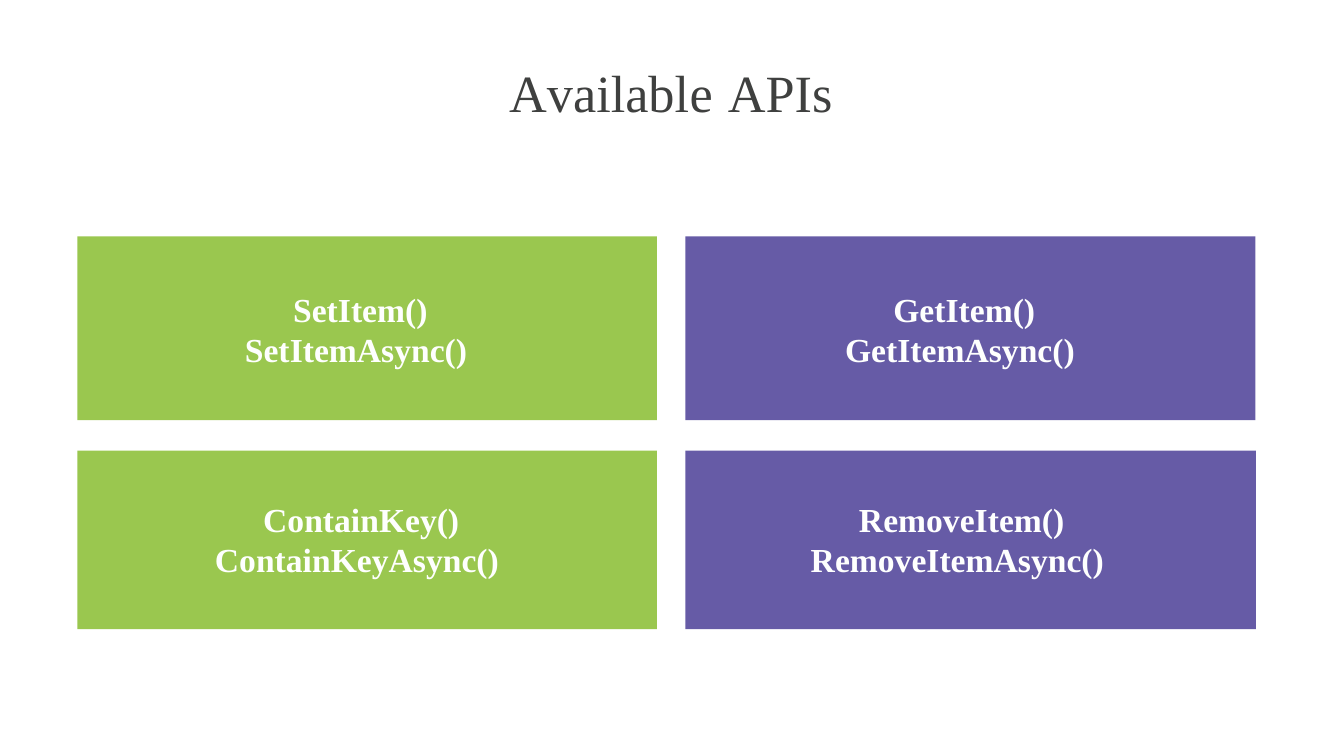
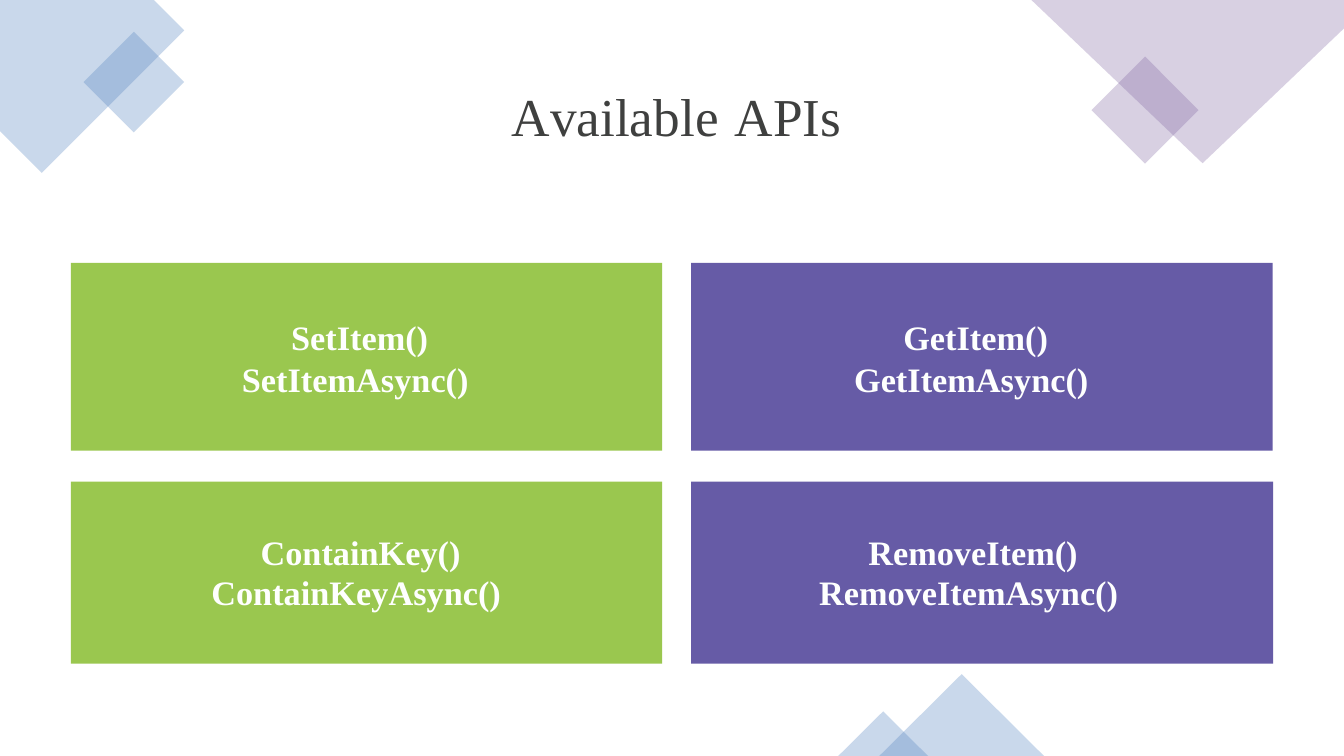
Before and after one commit to CSA-DanielVillamizar/ITM-ProgramaciondeSoftware, a slide deck: slide 39 of ASP.NET Core 6 Blazor Fundamentals/05/using-data-from-an-api-slides.pptx. Drawn at 1344x756 pixels with LibreOffice and Linux fonts; fonts in the diff are those of the drawing. Boxes give left, top, right and bottom in pixels: in the first picture for what was removed or moved away, otherwise in the second. Text is boxed around its words. In the diff, an @@ line names an element or a change of style, - is before the commit and + after.

```diff
--- a/ASP.NET Core 6 Blazor Fundamentals/05/using-data-from-an-api-slides.pptx
+++ b/ASP.NET Core 6 Blazor Fundamentals/05/using-data-from-an-api-slides.pptx
@@ freeform shape added at box(0, 0, 184, 173), fill #4F81BD at 30% opacity @@
@@ freeform shape added at box(1032, 0, 1344, 163), fill #8064A2 at 30% opacity @@
@@ rectangle added at box(83, 32, 184, 132), fill #4F81BD at 30% opacity @@
@@ rectangle added at box(1092, 56, 1199, 164), fill #8064A2 at 30% opacity @@
@@ text "Available": place and size @@
-text "Available" at box(509, 75, 712, 113)
+text "Available" at box(512, 99, 719, 137)
@@ text "Available" at box(512, 99, 719, 137): size 56 to 57.1 pt; line spacing 58pt to 59.2pt @@
@@ text "APIs": place and size @@
-text "APIs" at box(728, 77, 833, 113)
+text "APIs" at box(735, 101, 842, 137)
@@ text "APIs" at box(735, 101, 842, 137): size 56 to 57.1 pt; line spacing 58pt to 59.2pt @@
@@ text "SetItem() SetItemAsync()": place and size @@
-text "SetItem() SetItemAsync()" at box(245, 299, 467, 369)
+text "SetItem() SetItemAsync()" at box(242, 326, 469, 399)
@@ text "SetItem() SetItemAsync()" at box(242, 326, 469, 399): size 36 to 36.7 pt; indent changed; more space between paragraphs @@
@@ freeform shape: place and size @@
-freeform shape at box(77, 237, 657, 421)
+freeform shape at box(71, 263, 663, 450)
@@ text "GetItem() GetItemAsync()" at box(854, 326, 1088, 399): size 36 to 36.7 pt; indent changed; more space between paragraphs @@
@@ text "GetItem() GetItemAsync()": place and size @@
-text "GetItem() GetItemAsync()" at box(845, 299, 1075, 369)
+text "GetItem() GetItemAsync()" at box(854, 326, 1088, 399)
@@ freeform shape: place and size @@
-freeform shape at box(685, 237, 1255, 421)
+freeform shape at box(691, 263, 1273, 450)
@@ text "ContainKey() ContainKeyAsync()": place and size @@
-text "ContainKey() ContainKeyAsync()" at box(215, 508, 499, 579)
+text "ContainKey() ContainKeyAsync()" at box(211, 541, 501, 612)
@@ text "ContainKey() ContainKeyAsync()" at box(211, 541, 501, 612): size 36 to 36.7 pt; indent changed @@
@@ freeform shape: place and size @@
-freeform shape at box(77, 451, 657, 630)
+freeform shape at box(71, 482, 663, 664)
@@ text "RemoveItem() RemoveItemAsync()" at box(819, 541, 1118, 612): size 36 to 36.7 pt; indent changed @@
@@ text "RemoveItem() RemoveItemAsync()": place and size @@
-text "RemoveItem() RemoveItemAsync()" at box(811, 509, 1104, 579)
+text "RemoveItem() RemoveItemAsync()" at box(819, 541, 1118, 612)
@@ freeform shape: place and size @@
-freeform shape at box(685, 451, 1256, 630)
+freeform shape at box(691, 482, 1273, 664)
@@ triangle added at box(879, 674, 1044, 756), fill #4F81BD at 30% opacity @@
@@ triangle added at box(838, 712, 928, 756), fill #4F81BD at 30% opacity @@
```
Also in this commit, not shown: 25 other slides changed, 8 other files.
